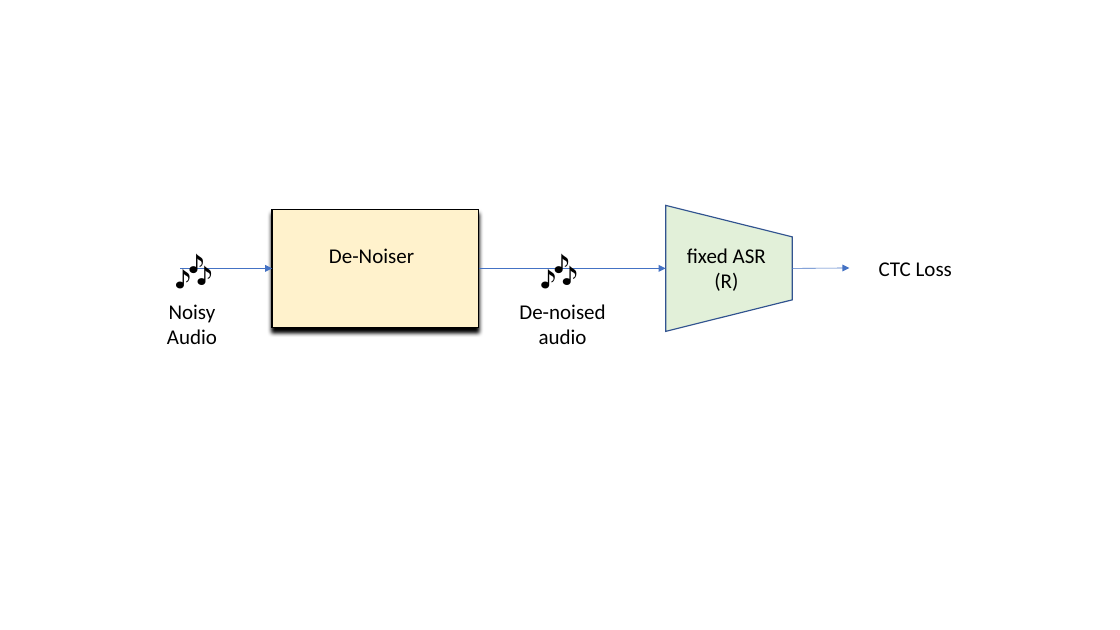
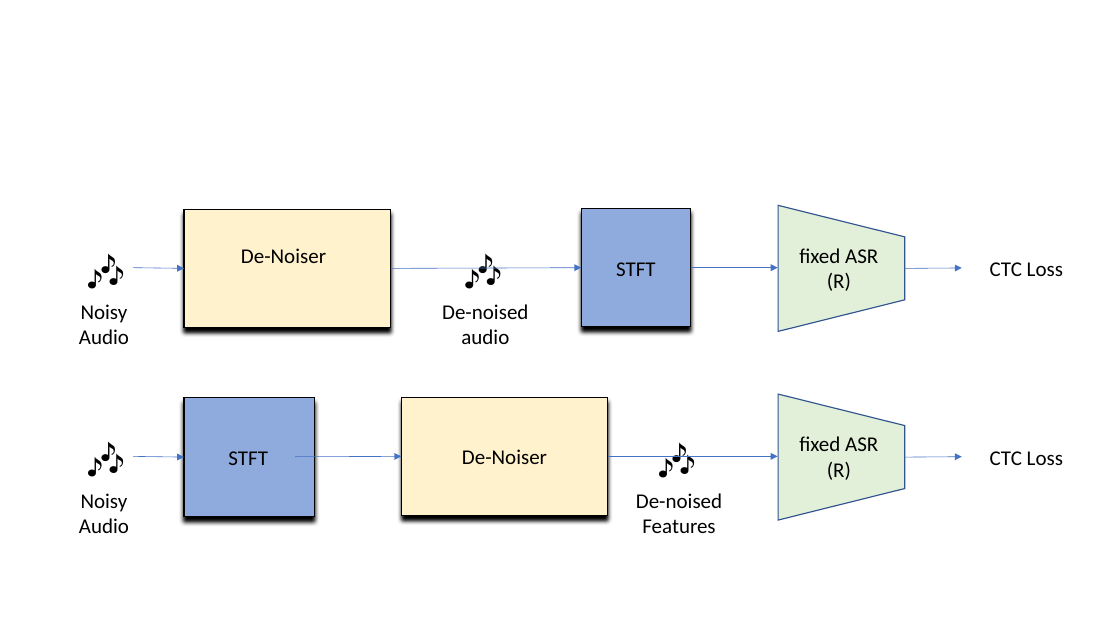
Before and after one commit to mathandy/244-project, a slide deck: slide 1 of docs/noisy-asr-model2.pptx. Drawn at 1120x630 pixels with LibreOffice and Linux fonts; fonts in the diff are those of the drawing. Boxes give left, top, right and bottom in pixels: in the first picture for what was removed or moved away, otherwise in the second. Text is boxed around its words. In the diff, an @@ line names an element or a change of style, - is before the commit and + after.

Commit message:
update

```diff
--- a/docs/noisy-asr-model2.pptx
+++ b/docs/noisy-asr-model2.pptx
@@ 2 texts, 1 rectangle: place and size @@
-2 texts, 1 rectangle at (166,209,479,328)
+2 texts, 1 rectangle at (78,209,391,328)
@@ rectangle added at (581,208,691,327), fill #8FAADC, outline #000000 1 pt, 18 pt, text #000000 @@
+STFT
@@ trapezoid: place and size @@
-trapezoid at (666,205,793,331)
+trapezoid at (778,205,905,331)
@@ text "fixed ASR": place and size @@
-text "fixed ASR" at (687,248,766,291)
+text "fixed ASR" at (799,248,878,291)
@@ arrow moved from (181, 269) - (272, 269) to (133, 268) - (184, 269) @@
@@ arrow moved from (479, 269) - (665, 269) to (391, 269) - (581, 268) @@
@@ text "🎶": place and size @@
-text "🎶" at (532,242,586,296)
+text "🎶" at (455,242,510,296)
@@ arrow added from (691, 268) to (778, 268), #4472C4 0.5 pt @@
@@ arrow moved from (792, 269) - (849, 268) to (905, 269) - (962, 268) @@
@@ text "CTC Loss": place and size @@
-text "CTC Loss" at (879,262,952,276)
+text "CTC Loss" at (990,262,1063,276)
@@ text "Noisy": place and size @@
-text "Noisy" at (167,304,217,344)
+text "Noisy" at (79,304,129,344)
@@ text "De-noised audio": place and size @@
-text "De-noised audio" at (519,304,605,344)
+text "De-noised audio" at (442,304,528,344)
@@ rectangle added at (184,398,314,517), fill #8FAADC, outline #000000 1 pt @@
@@ rectangle added at (402,397,608,516), fill #FFF2CC, outline #000000 1 pt, 18 pt, text #000000 @@
+De-Noiser
@@ trapezoid added at (778,394,905,521), fill #E2F0D9, outline #325491 1 pt @@
@@ text added at (78,429,133,483), 32 pt, text #000000 @@
+🎶
@@ text added at (649,430,704,484), 32 pt, text #000000 @@
+🎶
@@ text added at (799,436,878,480), 18 pt, text #000000 @@
+fixed ASR
+(R)
@@ arrow added from (133, 456) to (184, 457), #4472C4 0.5 pt @@
@@ text added at (228,451,268,465), 18 pt, text #000000 @@
+STFT
@@ arrow added from (295, 457) to (402, 456), #4472C4 0.5 pt @@
@@ arrow added from (608, 456) to (778, 456), #4472C4 0.5 pt @@
@@ arrow added from (905, 457) to (962, 457), #4472C4 0.5 pt @@
@@ text added at (990,451,1063,465), 18 pt, text #000000 @@
+CTC Loss
@@ text added at (79,493,129,533), 18 pt, text #000000 @@
+Noisy
+Audio
@@ text added at (636,493,722,533), 18 pt, text #000000 @@
+De-noised Features
```
Also in this commit, not shown: 1 slide added.
